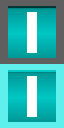
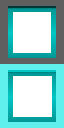
Two versions of the same layered image (64×128). Layer-by-layer changes:
painted on "vrect" over [13, 12, 52, 117]
